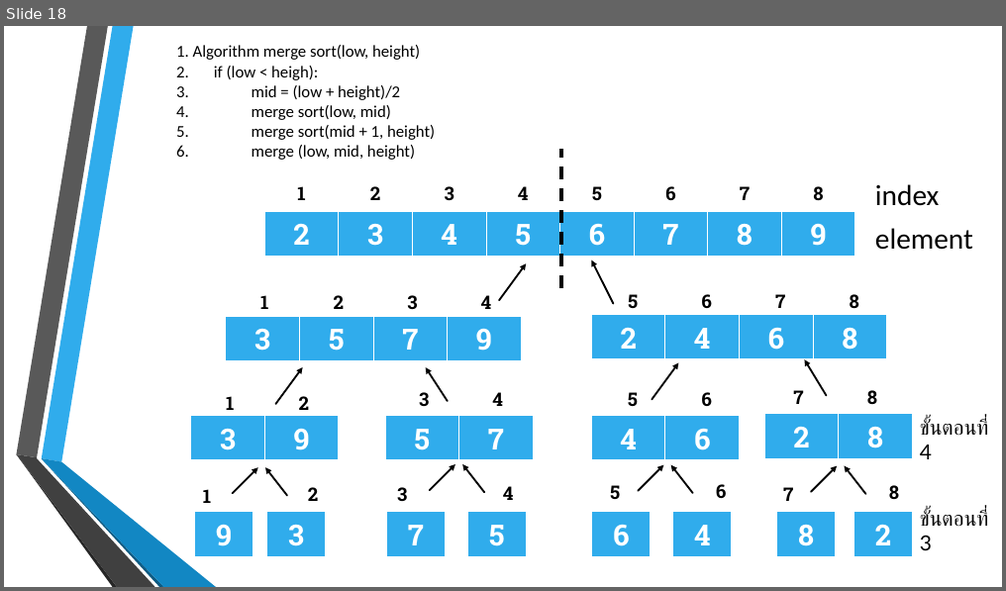
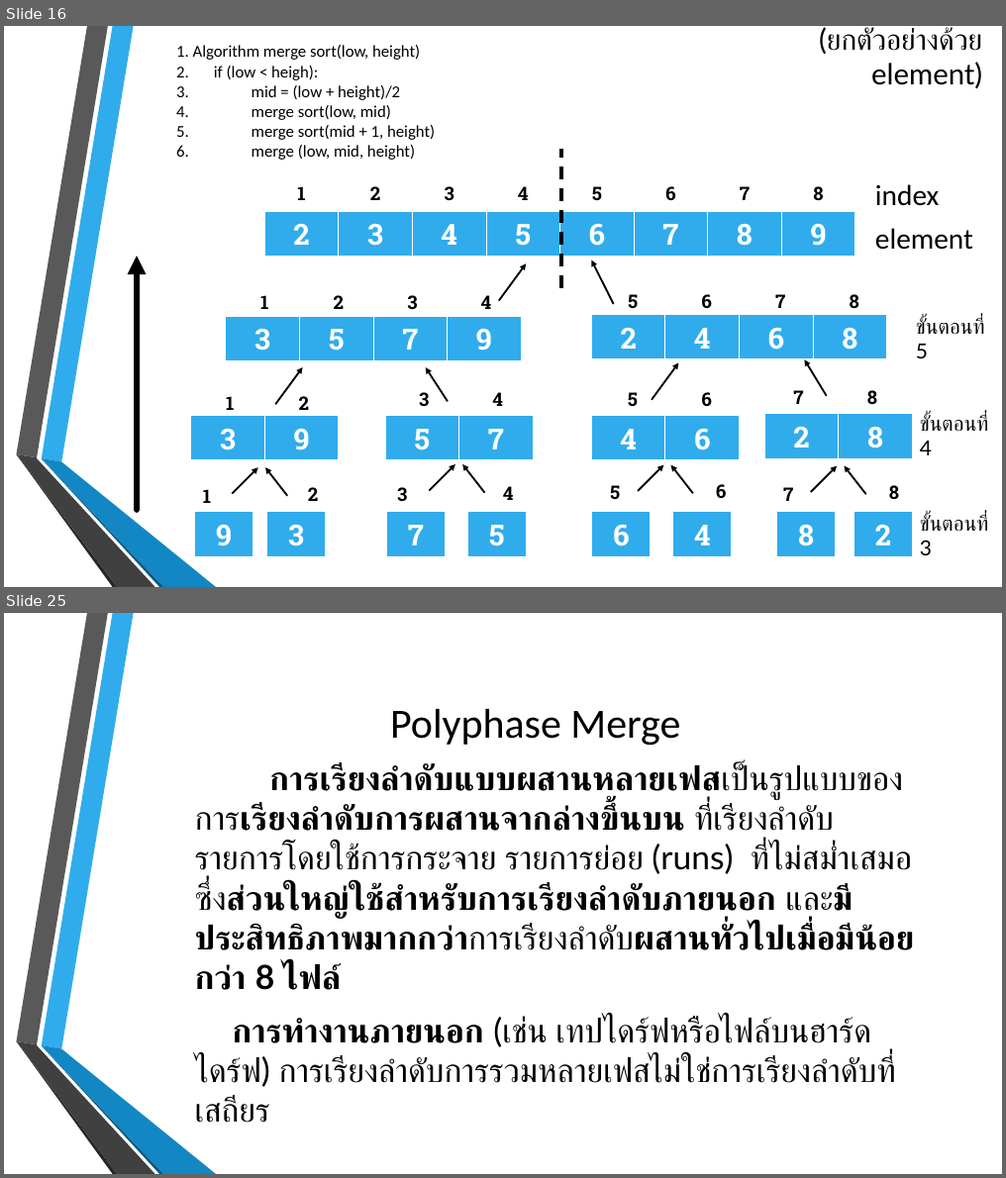
Before and after one commit to billowdev/report-external-sorted, a slide deck: external_merge.pptx. Shown one above the other, each under a label of ours: slide 18 before the commit, slides 16 and 25 after it; the slides between them are not shown. The pictures are 1006x591 and 1006x1178 pixels, drawn with LibreOffice and Linux fonts; fonts in the diff are those of the drawing; background and template pictures are left out. Boxes give left, top, right and bottom in pixels: in the first picture for what was removed or moved away, otherwise in the second. Text is boxed around its words. In the diff, an @@ line names an element or a change of style, - is before the commit and + after.

```diff
--- a/external_merge.pptx
+++ b/external_merge.pptx
@@ slide 25 added at [4, 613, 1002, 1174], background picture (left out); not listed: 6 template elements that a slide beside it also shows @@
@@ title added at [390, 709, 680, 746], 40 pt, text #000000 @@
+Polyphase Merge
@@ text added at [195, 764, 912, 1123], 32 pt, text #000000 @@
+การเรียงลำดับแบบผสานหลายเฟสเป็นรูปแบบของการเรียงลำดับการผสานจากล่างขึ้นบน ที่เรียงลำดับรายการโดยใช้การกระจาย รายการย่อย (runs) ที่ไม่สม่ำเสมอ ซึ่งส่วนใหญ่ใช้สำหรับการเรียงลำดับภายนอก และมีประสิทธิภาพมากกว่าการเรียงลำดับผสานทั่วไปเมื่อมีน้อยกว่า 8 ไฟล์
+การทำงานภายนอก (เช่น เทปไดร์ฟหรือไฟล์บนฮาร์ดไดร์ฟ) การเรียงลำดับการรวมหลายเฟสไม่ใช่การเรียงลำดับที่เสถียร
@@ what was slide 18 is now slide 16 @@
@@ slide 16 changed as well @@
@@ text added at [827, 27, 982, 88], 28 pt, text #000000 @@
+(ยกตัวอย่างด้วย element)
@@ arrow added from (137, 509) to (137, 256), #000000 6 pt @@
@@ text added at [916, 318, 984, 359], 20 pt, text #000000 @@
+ขั้นตอนที่ 5
@@ text "ขั้นตอนที่ 4": place and size @@
-text "ขั้นตอนที่ 4" at [920, 418, 988, 460]
+text "ขั้นตอนที่ 4" at [920, 414, 988, 456]
@@ text "ขั้นตอนที่ 3": place and size @@
-text "ขั้นตอนที่ 3" at [920, 510, 988, 551]
+text "ขั้นตอนที่ 3" at [920, 514, 988, 556]
```
Also in this commit, not shown: 8 other slides changed, 11 other slides added, 3 slides removed, 4 other files.
